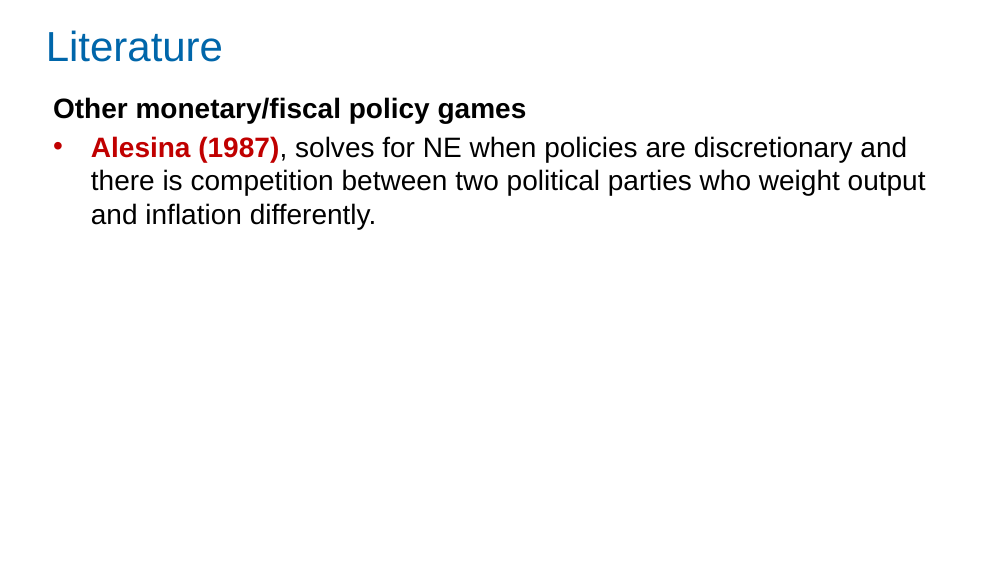
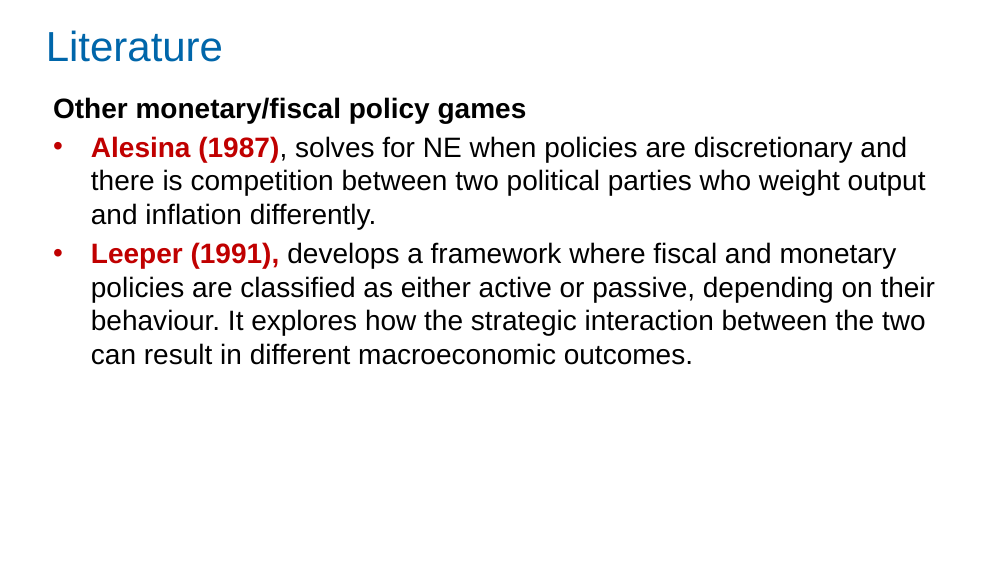
Before and after one commit to Zjub/TVHENZ, a slide deck: slide 6 of MF coordination/SI_game/Monetary and Fiscal Policy Coordination.pptx. Drawn at 1008x567 pixels with LibreOffice and Linux fonts; fonts in the diff are those of the drawing. Boxes give left, top, right and bottom in pixels: in the first picture for what was removed or moved away, otherwise in the second. Text is boxed around its words. In the diff, an @@ line names an element or a change of style, - is before the commit and + after.

```diff
--- a/MF coordination/SI_game/Monetary and Fiscal Policy Coordination.pptx
+++ b/MF coordination/SI_game/Monetary and Fiscal Policy Coordination.pptx
@@ text at <box>91,242,935,365</box>: paragraph added @@
+• Leeper (1991), develops a framework where fiscal and monetary policies are classified as either active or passive, depending on their behaviour. It explores how the strategic interaction between the two can result in different macroeconomic outcomes.
```
Also in this commit, not shown: 14 other slides changed, 1 slide removed, 2 other files.
